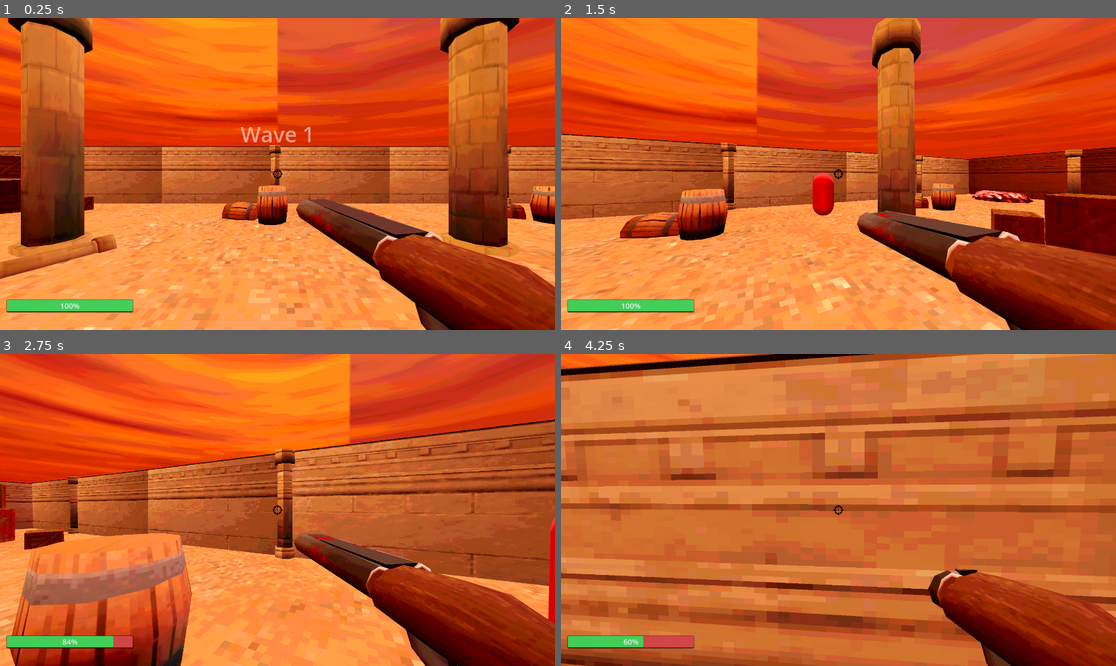
Above: before the commit, frames 1-4 (two rows, left to right).
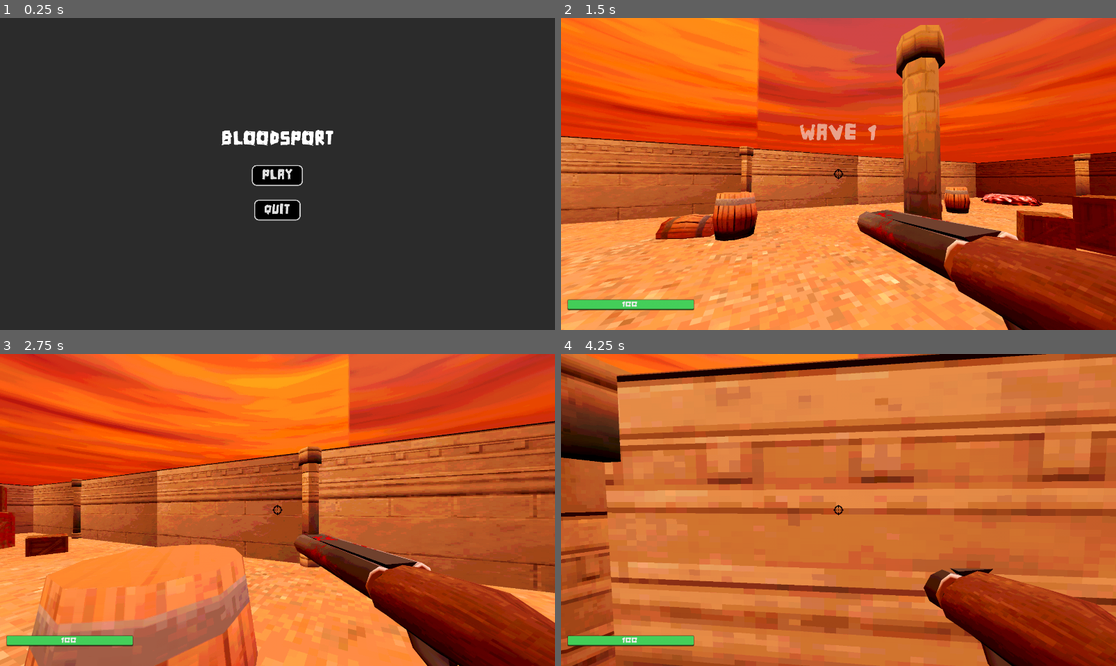
Above: after the commit, the same moments.

Repository: dalton-f/bloodsport
Game: Godot game, scene res://Entities/UI/MainMenu/MainMenu.tscn
The game is run twice, just before and just after one commit, with the same random seed, the same clock (stepped at 60 frames per second) and the same inputs. Before the commit the project starts from res://Entities/World/World.tscn.
Inputs (mouse positions are in pixels of both pictures, inside the frame that each line leads up to):
- Up to frame 1 (0.25 s): no input
- Up to frame 2 (1.5 s): click (838, 174) at 0.5 s, where only the run after the commit has a clickable "PLAY"; move the mouse to (866, 174) at 1.27 s; press the mouse at (866, 174) at 1.28 s; hold W (up) from 1.28 s (still down)
- Up to frame 3 (2.75 s): keep holding W (up); tap Space (jump) at 1.52, 2.27 s; move the mouse to (249, 510) at 2.02 s; release the mouse at (249, 510) at 2.03 s; tap Shift (sprint) at 2.1 s
- Up to frame 4 (4.25 s): keep holding W (up); move the mouse to (849, 503) at 2.77 s; press the mouse at (849, 503) at 2.78 s; move the mouse to (832, 516) at 3.52 s; release the mouse at (832, 516) at 3.53 s; tap Shift (sprint) at 3.6 s; tap Space (jump) at 3.77 s

The runs differ from the first frame. In frame 1, 100% of the frame differs, in the area x 0-100%, y 0-100%; in frame 2, 23%; in frame 3, 28%; in frame 4, 30%.

Commit message:
Add basic main menu and tweak damage indicators

Diff:
--- a/Entities/Components/HealthComponent/HealthComponent.gd
+++ b/Entities/Components/HealthComponent/HealthComponent.gd
@@ -15,7 +15,6 @@
 
 var _regeneration_timer: float = 0.0
 var _can_regenerate: bool = true
-var _regen_accumulator: float = 0.0
 
 signal health_changed(new_health: int)
 signal died
--- a/Entities/Enemies/DamageIndicator.gd
+++ b/Entities/Enemies/DamageIndicator.gd
@@ -1,7 +1,7 @@
 extends Node3D
 
-@export var font_size := 80
-@export var label_range := 2
+@export var font_size := 150
+@export var label_range := 1
 @export var animation_duration := 1.5
 
 func create_indicator_label(value):
@@ -14,7 +14,7 @@
 
 func _get_custom_label_3d(value):
 	var label := Label3D.new()
-	label.text = ("%+.2f" % value)
+	label.text = str(value)
 	label.font_size = font_size
 	label.outline_size = font_size / 2
 
--- a/Entities/Enemies/Enemy.gd
+++ b/Entities/Enemies/Enemy.gd
@@ -7,8 +7,8 @@
 const SEPARATION_RADIUS = 2.5
 const SEPARATION_STRENGTH = 3
 
-const SHOOTING_RANGE = 10
-const SHOOT_COOLDOWN = 0.65
+const SHOOTING_RANGE = 12
+const SHOOT_COOLDOWN = 0.7
 
 @onready var health_component = $HealthComponent
 @onready var nav_agent = $NavigationAgent3D
--- a/Entities/Enemies/Projectile.gd
+++ b/Entities/Enemies/Projectile.gd
@@ -2,7 +2,7 @@
 
 @export var speed: float = 20.0
 @export var lifetime: float = 5
-@export var damage: int = 10
+@export var damage: int = 12
 
 var velocity: Vector3 = Vector3.ZERO
 
--- a/Entities/GameManager/GameManager.gd
+++ b/Entities/GameManager/GameManager.gd
@@ -2,8 +2,6 @@
 
 @export var spawn_points: Array[NodePath]
 @export var player: CharacterBody3D
-
-@export var music: AudioStream
 
 var waves = [
 	{
@@ -28,6 +26,7 @@
 	}
 
 ]
+
 var current_wave := 0
 var enemies_alive := 0
 
@@ -37,7 +36,7 @@
 
 func _ready() -> void:
 	start_waves()
-	AudioManager.play_music(music)
+
 
 func start_waves():
 	current_wave = 0
--- a/Entities/Player/Player.gd
+++ b/Entities/Player/Player.gd
@@ -145,7 +145,7 @@
 	speed_mult = mult
 
 func show_wave_number(wave_index: int):
-	center_label.text = "Wave %d" % (wave_index + 1)
+	center_label.text = "WAVE %d" % (wave_index + 1)
 	center_label.modulate.a = 0.0
 
 	if tween:
@@ -164,7 +164,7 @@
 	tween.tween_property(health_bar, "value", current_health, 0.5)
 
 func _handle_death():
-	center_label.text = "You died!"
+	center_label.text = "YOU DIED!"
 	center_label.modulate.a = 0.0
 
 	if tween:
--- /dev/null
+++ b/Entities/UI/MainMenu/MainMenu.gd
@@ -0,0 +1,19 @@
+extends Control
+@export var music: AudioStream
+
+# Access the play and exit buttons by using their unique names (need to be toggled in the node tree)
+func _ready():
+	AudioManager.play_music(music)
+
+	%Play.pressed.connect(play)
+	%Quit.pressed.connect(exit)
+
+# Load the main game scene after it has been loaded
+func play():
+	var target = load("res://Entities/World/World.tscn")
+
+	get_tree().change_scene_to_packed(target)
+
+# Quits the game
+func exit():
+	get_tree().quit()
--- /dev/null
+++ b/Entities/UI/MainMenu/MainMenu.tscn
@@ -0,0 +1,91 @@
+[gd_scene load_steps=5 format=3 uid="uid://bekjvdfkibsur"]
+
+[ext_resource type="Script" uid="uid://dj68o3l51b3vf" path="res://Entities/UI/MainMenu/MainMenu.gd" id="1_6i2oa"]
+[ext_resource type="AudioStream" uid="uid://dcwd4i2na4pia" path="res://Assets/Audio/music_1.mp3" id="2_ix86x"]
+
+[sub_resource type="StyleBoxFlat" id="StyleBoxFlat_lc837"]
+bg_color = Color(0, 0, 0, 1)
+border_width_left = 4
+border_width_top = 4
+border_width_right = 4
+border_width_bottom = 4
+corner_radius_top_left = 16
+corner_radius_top_right = 16
+corner_radius_bottom_right = 16
+corner_radius_bottom_left = 16
+expand_margin_left = 32.0
+expand_margin_top = 8.0
+expand_margin_right = 32.0
+expand_margin_bottom = 8.0
+
+[sub_resource type="StyleBoxFlat" id="StyleBoxFlat_6i2oa"]
+bg_color = Color(0.15294118, 0.15294118, 0.15294118, 1)
+border_width_left = 4
+border_width_top = 4
+border_width_right = 4
+border_width_bottom = 4
+corner_radius_top_left = 16
+corner_radius_top_right = 16
+corner_radius_bottom_right = 16
+corner_radius_bottom_left = 16
+expand_margin_left = 32.0
+expand_margin_top = 8.0
+expand_margin_right = 32.0
+expand_margin_bottom = 8.0
+
+[node name="MainMenu" type="Control"]
+layout_mode = 3
+anchors_preset = 15
+anchor_right = 1.0
+anchor_bottom = 1.0
+grow_horizontal = 2
+grow_vertical = 2
+script = ExtResource("1_6i2oa")
+music = ExtResource("2_ix86x")
+
+[node name="ColorRect" type="ColorRect" parent="."]
+layout_mode = 1
+anchors_preset = 15
+anchor_right = 1.0
+anchor_bottom = 1.0
+grow_horizontal = 2
+grow_vertical = 2
+color = Color(0.16862746, 0.16862746, 0.16862746, 1)
+
+[node name="CenterContainer" type="CenterContainer" parent="."]
+layout_mode = 1
+anchors_preset = 15
+anchor_right = 1.0
+anchor_bottom = 1.0
+grow_horizontal = 2
+grow_vertical = 2
+
+[node name="VBoxContainer" type="VBoxContainer" parent="CenterContainer"]
+layout_mode = 2
+theme_override_constants/separation = 64
+
+[node name="RichTextLabel" type="RichTextLabel" parent="CenterContainer/VBoxContainer"]
+layout_mode = 2
+theme_override_font_sizes/normal_font_size = 64
+text = "BLOODSPORT"
+fit_content = true
+autowrap_mode = 0
+
+[node name="Play" type="Button" parent="CenterContainer/VBoxContainer"]
+unique_name_in_owner = true
+layout_mode = 2
+size_flags_horizontal = 4
+size_flags_vertical = 4
+theme_override_font_sizes/font_size = 46
+theme_override_styles/normal = SubResource("StyleBoxFlat_lc837")
+theme_override_styles/hover = SubResource("StyleBoxFlat_6i2oa")
+text = "PLAY"
+
+[node name="Quit" type="Button" parent="CenterContainer/VBoxContainer"]
+unique_name_in_owner = true
+layout_mode = 2
+size_flags_horizontal = 4
+theme_override_font_sizes/font_size = 46
+theme_override_styles/normal = SubResource("StyleBoxFlat_lc837")
+theme_override_styles/hover = SubResource("StyleBoxFlat_6i2oa")
+text = "QUIT"
--- a/Entities/World/World.tscn
+++ b/Entities/World/World.tscn
@@ -209,7 +209,7 @@
 transform = Transform3D(0.088588804, 0, -0.04638992, 0, 0.1, 0, 0.04638992, 0, 0.088588804, 9.812329, 74.96339, 3.1617975)
 
 [node name="GameManager" parent="SubViewport/World" node_paths=PackedStringArray("player") instance=ExtResource("7_kwlee")]
-spawn_points = Array[NodePath]([NodePath("../SpawnA"), NodePath("../SpawnB"), NodePath("../SpawnC")])
+spawn_points = Array[NodePath]([NodePath("../SpawnA"), NodePath("../SpawnB"), NodePath("../SpawnC"), NodePath("../SpawnD")])
 player = NodePath("../Player")
 music = ExtResource("7_8l2sk")
 
@@ -220,4 +220,7 @@
 transform = Transform3D(1, 0, 0, 0, 1, 0, 0, 0, 1, -13.6, -1.618, -3)
 
 [node name="SpawnC" type="Marker3D" parent="SubViewport/World"]
-transform = Transform3D(1, 0, 0, 0, 0.92263234, -0.38568062, 0, 0.38568062, 0.92263234, 4.2, -1.6182013, -8.900001)
+transform = Transform3D(1, 0, 0, 0, 0.92263234, -0.38568062, 0, 0.38568062, 0.92263234, 3.1999998, -1.6182013, 11.099999)
+
+[node name="SpawnD" type="Marker3D" parent="SubViewport/World"]
+transform = Transform3D(1, 0, 0, 0, 0.92263234, -0.38568062, 0, 0.38568062, 0.92263234, -9.8, -1.6182013, 6.0999994)
--- a/project.godot
+++ b/project.godot
@@ -11,7 +11,7 @@
 [application]
 
 config/name="bloodsport"
-run/main_scene="uid://jyw067d6b7a1"
+run/main_scene="uid://bekjvdfkibsur"
 config/features=PackedStringArray("4.5", "Forward Plus")
 config/icon="res://icon.svg"
 
@@ -25,6 +25,10 @@
 window/size/viewport_width=1920
 window/size/viewport_height=1080
 window/size/mode=3
+
+[gui]
+
+theme/custom_font="uid://b8f3m740524u5"
 
 [input]
 
Binary file added: Assets/Fonts/MATCHBOX.TTF
Not shown, added: Assets/Fonts/MATCHBOX.TTF.import
Not shown, added: Entities/UI/MainMenu/MainMenu.gd.uid
